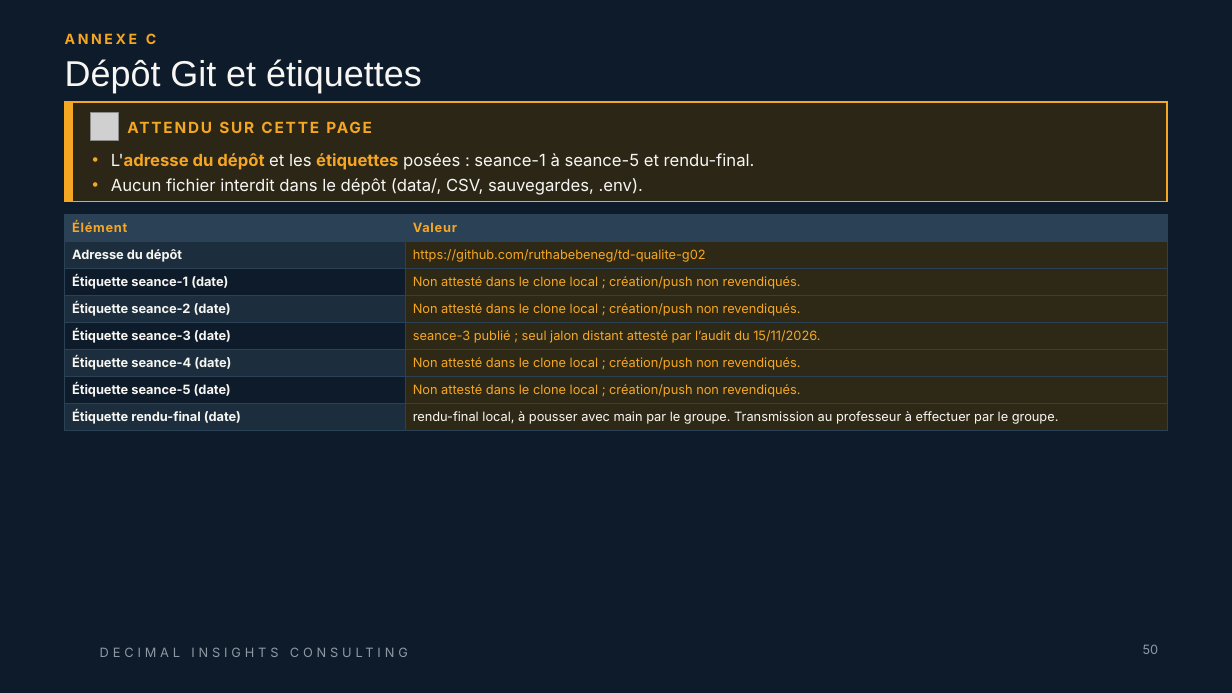
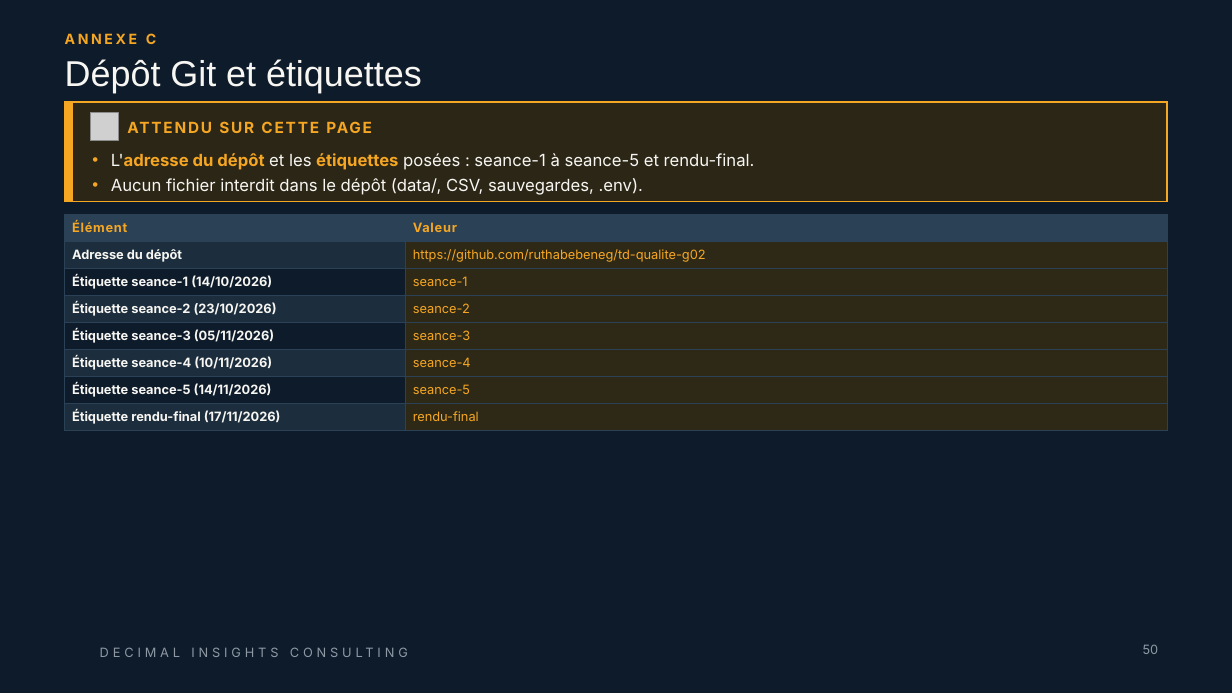
Before and after one commit to ruthabebeneg/td-qualite-g02, a slide deck: slide 50 of livrables/Livrable_Groupe_TD_AssurConnect.pptx. Drawn at 1232x693 pixels with LibreOffice and Linux fonts; fonts in the diff are those of the drawing; grey boxes stand for pictures; background and template pictures are left out. Boxes give left, top, right and bottom in pixels: in the first picture for what was removed or moved away, otherwise in the second. Text is boxed around its words. In the diff, an @@ line names an element or a change of style, - is before the commit and + after.

```diff
--- a/livrables/Livrable_Groupe_TD_AssurConnect.pptx
+++ b/livrables/Livrable_Groupe_TD_AssurConnect.pptx
@@ table at (x1=65, y1=214, x2=1167, y2=431) @@
-row 3, column 1: Étiquette seance-1 (date)
+row 3, column 1: Étiquette seance-1 (14/10/2026)
-row 3, column 2: Non attesté dans le clone local ; création/push non revendiqués.
+row 3, column 2: seance-1
-row 4, column 1: Étiquette seance-2 (date)
+row 4, column 1: Étiquette seance-2 (23/10/2026)
-row 4, column 2: Non attesté dans le clone local ; création/push non revendiqués.
+row 4, column 2: seance-2
-row 5, column 1: Étiquette seance-3 (date)
+row 5, column 1: Étiquette seance-3 (05/11/2026)
-row 5, column 2: seance-3 publié ; seul jalon distant attesté par l’audit du 15/11/2026.
+row 5, column 2: seance-3
-row 6, column 1: Étiquette seance-4 (date)
+row 6, column 1: Étiquette seance-4 (10/11/2026)
-row 6, column 2: Non attesté dans le clone local ; création/push non revendiqués.
+row 6, column 2: seance-4
-row 7, column 1: Étiquette seance-5 (date)
+row 7, column 1: Étiquette seance-5 (14/11/2026)
-row 7, column 2: Non attesté dans le clone local ; création/push non revendiqués.
+row 7, column 2: seance-5
-row 8, column 1: Étiquette rendu-final (date)
+row 8, column 1: Étiquette rendu-final (17/11/2026)
-row 8, column 2: rendu-final local, à pousser avec main par le groupe. Transmission au professeur à effectuer par le groupe.
+row 8, column 2: rendu-final
```
Also in this commit, not shown: 1 other file.
